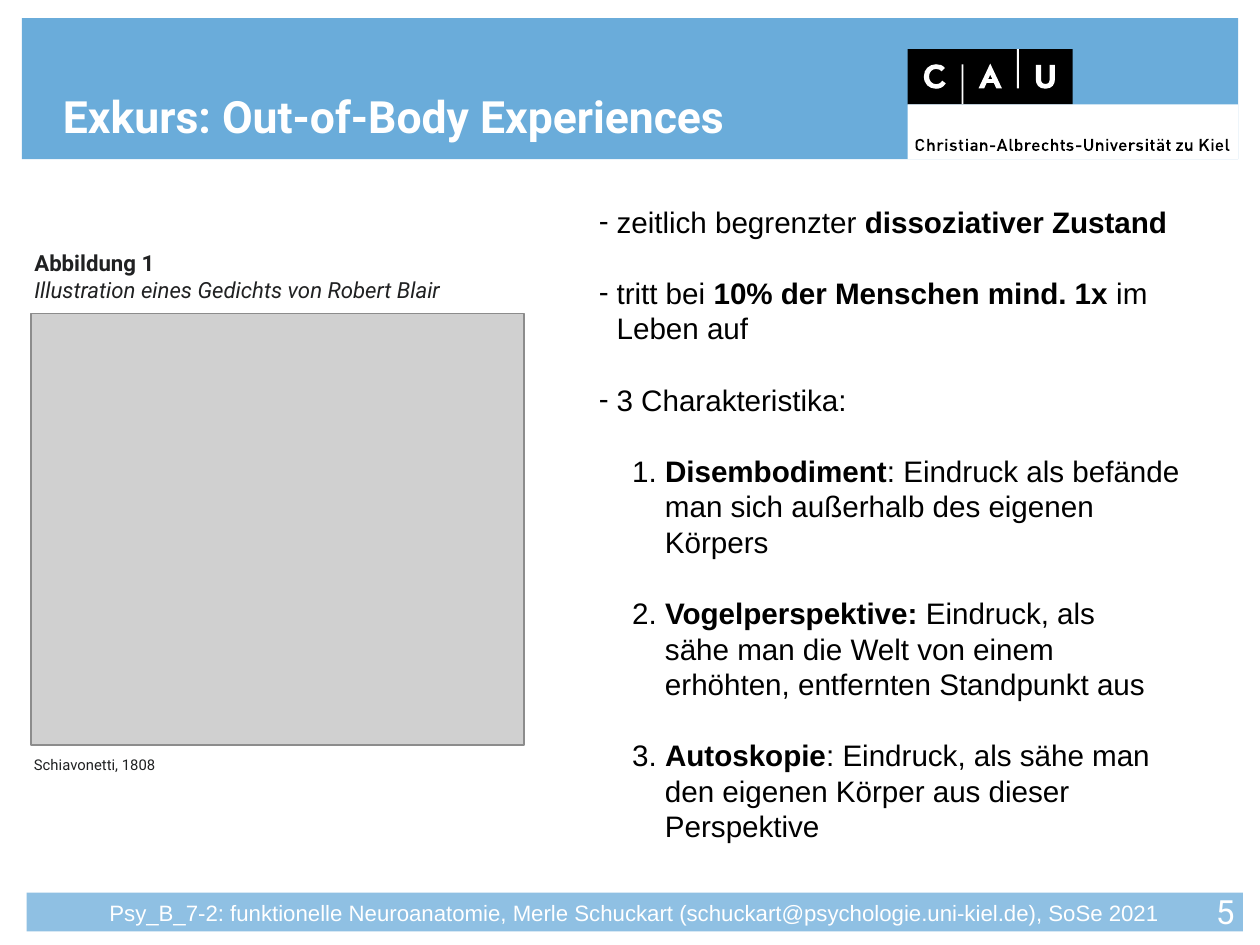
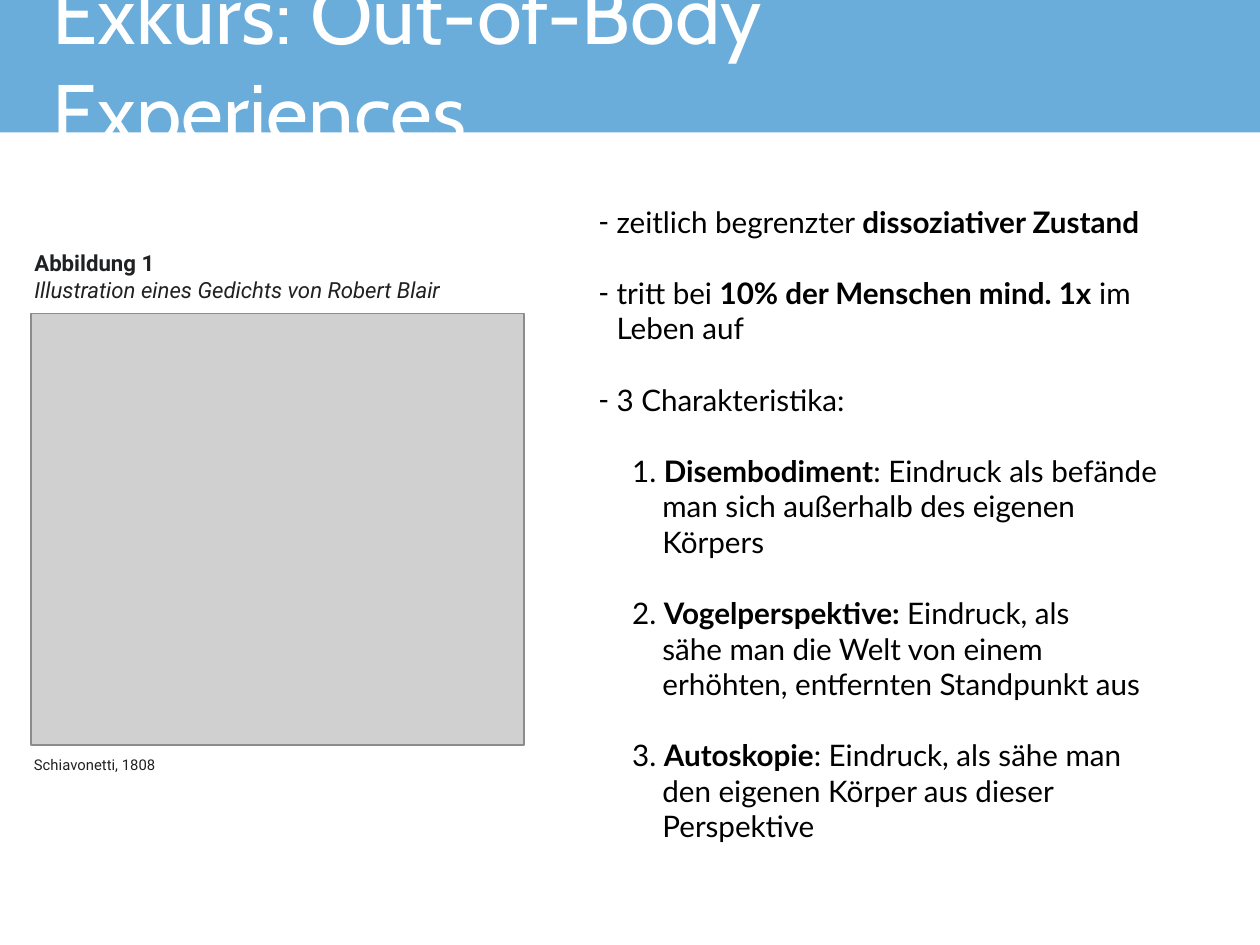
Before and after one commit to JuliusWelzel/teaching, a slide deck: slide 6 of seminars/funct_neuroanatomy_jw/Seminarfolien/FunNeuro_S07_Schmerz_MS.pptx (slide 5 before the commit). Drawn at 1260x945 pixels with LibreOffice and Linux fonts; fonts in the diff are those of the drawing; grey boxes stand for pictures; background and template pictures are left out. Boxes give left, top, right and bottom in pixels: in the first picture for what was removed or moved away, otherwise in the second. Text is boxed around its words. In the diff, an @@ line names an element or a change of style, - is before the commit and + after.

```diff
--- a/seminars/funct_neuroanatomy_jw/Seminarfolien/FunNeuro_S07_Schmerz_MS.pptx
+++ b/seminars/funct_neuroanatomy_jw/Seminarfolien/FunNeuro_S07_Schmerz_MS.pptx
@@ title "Exkurs: Out-of-Body Experiences": place and size @@
-title "Exkurs: Out-of-Body Experiences" at box(63, 99, 724, 143)
+title "Exkurs: Out-of-Body Experiences" at box(53, 0, 761, 160)
@@ title "Exkurs: Out-of-Body Experiences" at box(53, 0, 761, 160): size 24 to 44 pt, font Roboto to Cabin, bold off; vertical alignment bottom to middle @@
@@ rectangle: place and size @@
-rectangle at box(21, 19, 1239, 160)
+rectangle at box(0, 0, 1260, 132)
@@ group removed at box(908, 49, 1239, 159): 4 rectangles, 4 freeform shapes @@
@@ text "zeitlich begrenzter dissoziativer Zustand" at box(617, 211, 1157, 842): font Arial to Lato @@
@@ rectangle removed at box(27, 893, 1244, 932) @@
@@ text removed at box(109, 905, 1158, 926) @@
-Psy_B_7-2: funktionelle Neuroanatomie, Merle Schuckart (schuckart@psychologie.uni-kiel.de), SoSe 2021
@@ page number removed at box(1216, 900, 1235, 933) @@
-5
```
Also in this commit, not shown: 19 other slides changed, 3 slides added, 2 slides removed, 8 other files.
